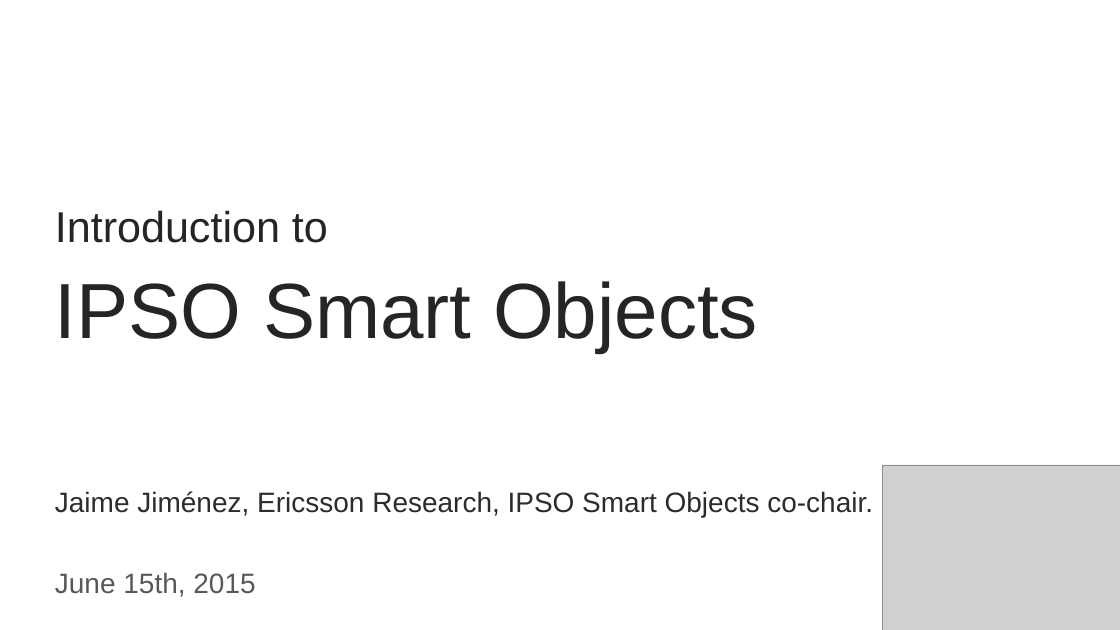
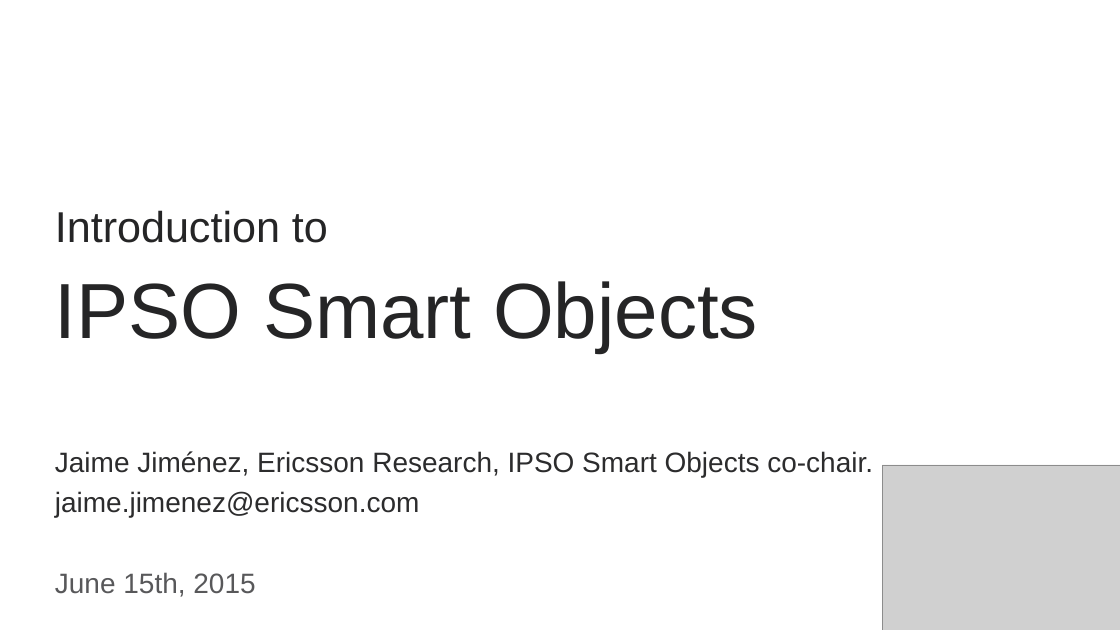
Before and after one commit to jaimejim/iot-playground, a slide deck: slide 1 of Documentation/IPSO_Intro_IOTWEEK_short.pptx. Drawn at 1120x630 pixels with LibreOffice and Linux fonts; fonts in the diff are those of the drawing; grey boxes stand for pictures; background and template pictures are left out. Boxes give left, top, right and bottom in pixels: in the first picture for what was removed or moved away, otherwise in the second. Text is boxed around its words. In the diff, an @@ line names an element or a change of style, - is before the commit and + after.

```diff
--- a/Documentation/IPSO_Intro_IOTWEEK_short.pptx
+++ b/Documentation/IPSO_Intro_IOTWEEK_short.pptx
@@ text at [55, 491, 420, 518]: paragraph added @@
+jaime.jimenez@ericsson.com
```
Also in this commit, not shown: 1 other slide changed, 3 other files.
